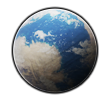
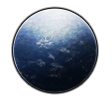
Layered file, before and after one edit (112×103). Changes by layer:
added layer "Layer 19" (overlay) in group "Plant" over [13, 9, 97, 93]
hid "Layer 18" over [13, 9, 97, 93]
